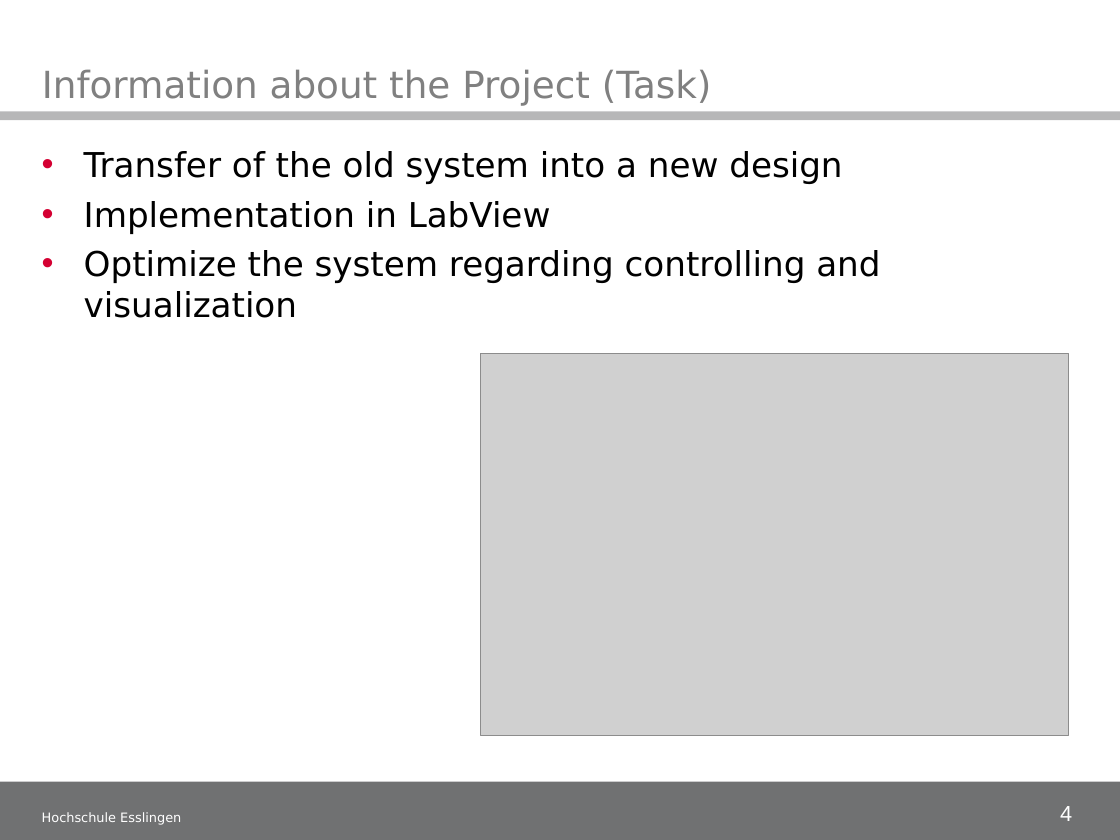
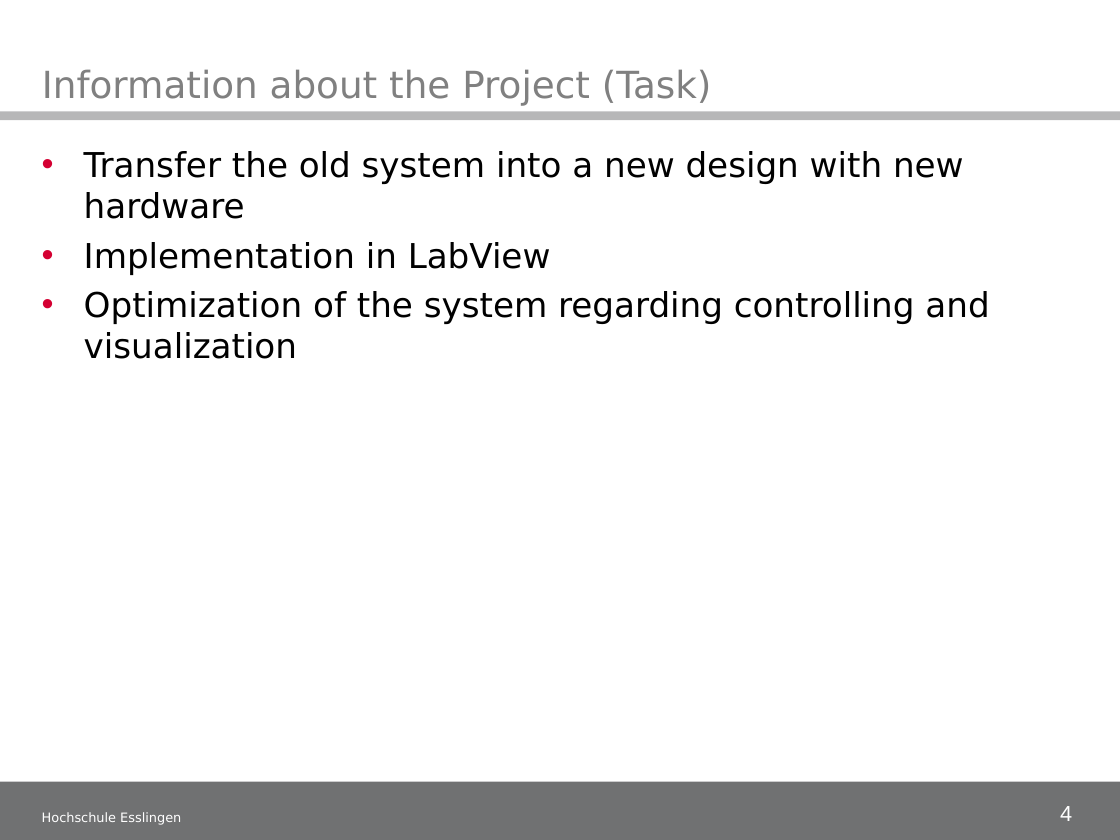
Before and after one commit to illogicdev/magneto, a slide deck: slide 4 of doku/50_Midtermpresentation/Midterm presentation_1.ppt. Drawn at 1120x840 pixels with LibreOffice and Linux fonts; fonts in the diff are those of the drawing; grey boxes stand for pictures; background and template pictures are left out. Boxes give left, top, right and bottom in pixels: in the first picture for what was removed or moved away, otherwise in the second. Text is boxed around its words. In the diff, an @@ line names an element or a change of style, - is before the commit and + after.

```diff
--- a/doku/50_Midtermpresentation/Midterm presentation_1.ppt
+++ b/doku/50_Midtermpresentation/Midterm presentation_1.ppt
@@ text at (84, 151, 964, 219): text changed @@
-• Transfer of the old system into a new design
+• Transfer the old system into a new design with new hardware
@@ text at (84, 291, 989, 359): text changed @@
-• Optimize the system regarding controlling and visualization
+• Optimization of the system regarding controlling and visualization
@@ picture removed at (480, 353, 1068, 735) @@
```
Also in this commit, not shown: 4 other slides changed.
